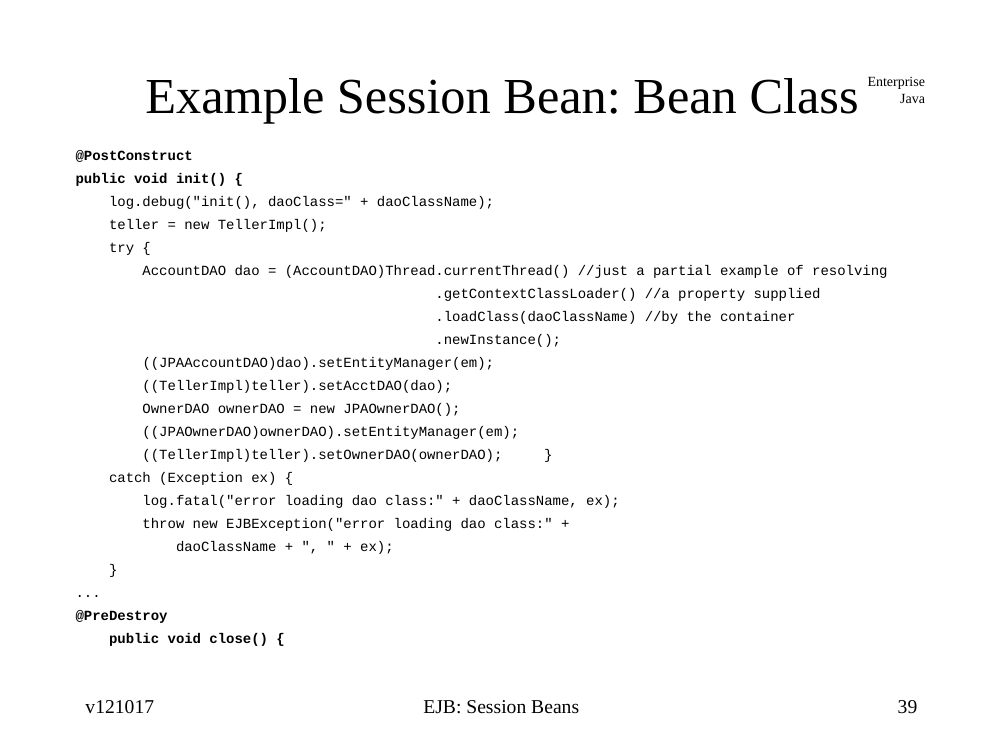
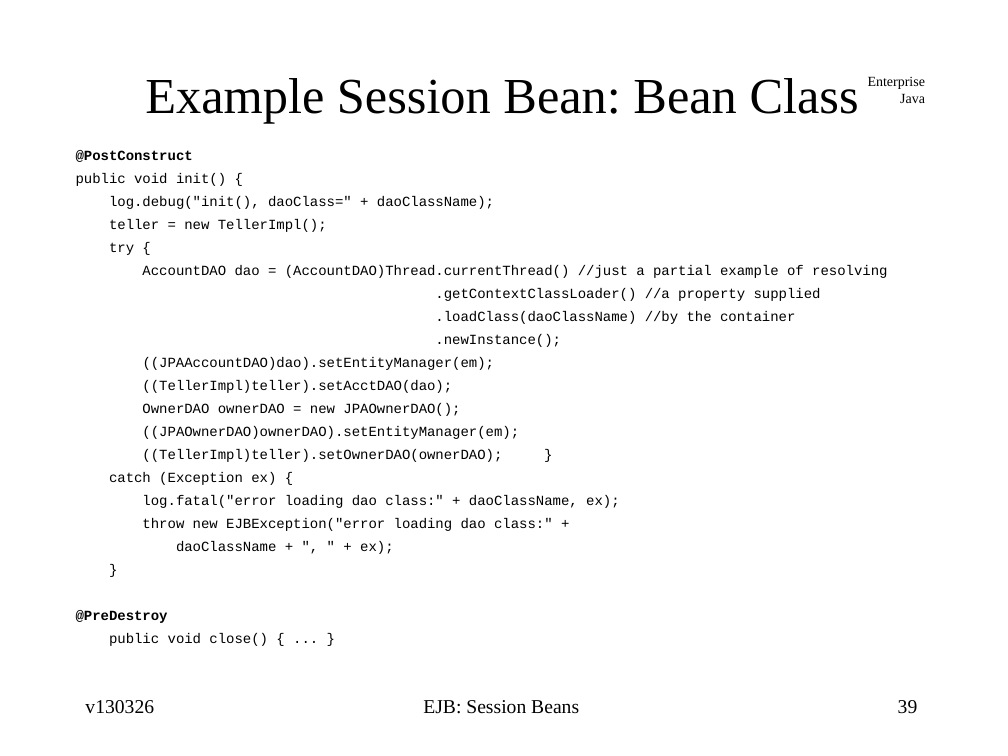
Before and after one commit to jcstaff/ejava-javaee, a slide deck: slide 39 of ejbsessionBank/src/site/resources/lectures/ejbSession.ppt. Drawn at 1008x756 pixels with LibreOffice and Linux fonts; fonts in the diff are those of the drawing. Boxes give left, top, right and bottom in pixels: in the first picture for what was removed or moved away, otherwise in the second. Text is boxed around its words. In the diff, an @@ line names an element or a change of style, - is before the commit and + after.

```diff
--- a/ejbsessionBank/src/site/resources/lectures/ejbSession.ppt
+++ b/ejbsessionBank/src/site/resources/lectures/ejbSession.ppt
@@ text at bbox=[76, 150, 887, 646]: paragraph removed @@
-...
@@ text at bbox=[76, 173, 226, 186]: bold off in "public void init() {" @@
@@ text at bbox=[109, 633, 268, 646]: text changed; bold off @@
-public void close() {
+public void close() { ... }
@@ text at bbox=[85, 700, 154, 714]: text changed @@
-v121017
+v130326
```
Also in this commit, not shown: 72 other slides changed, 1 slide added, 1 slide removed, 1 other file.
